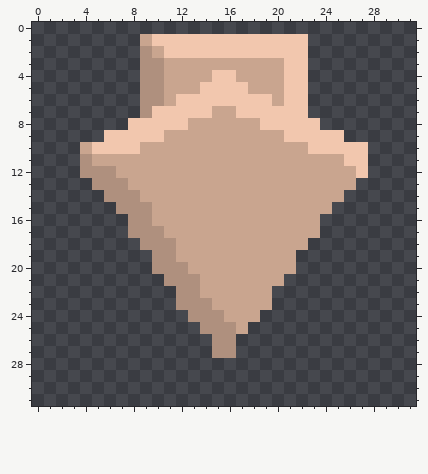
File history of a pixel-art sprite, sprites/blocks/turrets/sandthrower.png. Above: the version before the commit.
The file is 32x32 pixels.
The same view after the edit:
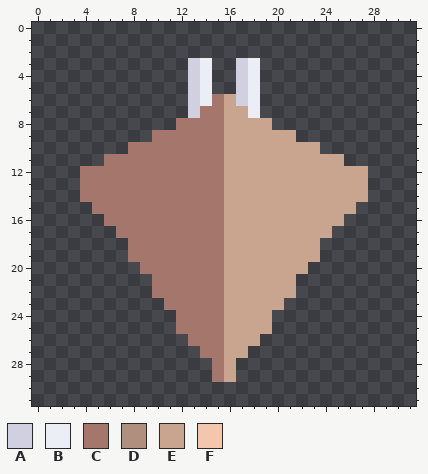
Palette (. is transparent): A #d0d0e0  B #ebeef5  C #a5766b  D #af907e  E #c9a58f  F #f2c7ae
Edits made:
Changed rows in their new state; - is an unchanged pixel.
first column x 4:
 1 -----..............-----
 2 -----..............-----
 3 -----....AB..AB....-----
 4 -----....AB..AB....-----
 5 -----....AB..AB....-----
 6 -----....ABCEAB....-----
 7 -----....ACC-EB....-----
 8 ----....CCCC---E....----
 9 --....CCCCCC-----E....--
10 ....CCCCCCCC-------E....
11 ..CCCCCCCCCC----------..
12 CCCCCCCCCCCC-----------E
13 CCCCCCCCCCCC-----------E
14 CCCCCCCCCCCC----------EE
15 -CCCCCCCCCCC---------EE-
16 --CCCCCCCCCC--------EE--
17 ---CCCCCCCCC--------E---
18 ----CCCCCCCC-------E----
19 ----CCCCCCCC------EE----
20 -----CCCCCCC------E-----
21 ------CCCCCC-----E------
22 ------CCCCCC----EE------
23 -------CCCCC----E-------
24 --------CCCC---E--------
25 --------CCCCE-EE--------
26 ---------CCCEEE---------
27 ----------CCEE----------
28 -----------CE-----------
29 -----------CE-----------
Where, in picture pixels (left, top, right, bottom), the same in both pictures:
changed: (80, 34, 368, 382)
